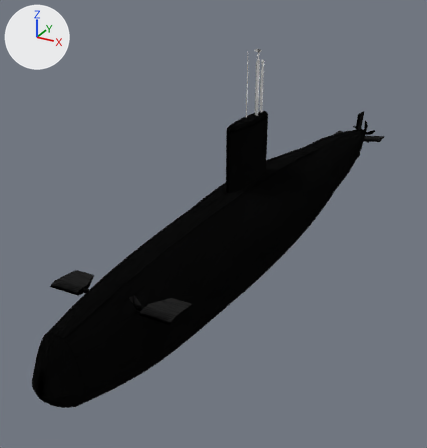
An edit to the Blender file CWE Sample Data/StreamingAssets/override/ships/uk_ssn_dreadnought/uk_ssn_dreadnought.blend, drawn before and after from the same camera.
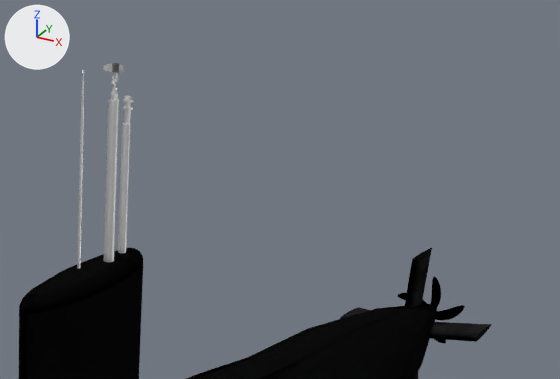
Old and new are each drawn whole from a 50 mm camera at (26.0, -63.3, 23.1) aimed at (-5.0, -6.9, -5.1) and again close up on the part from 52% to 95% of the width and 6% to 35% of the height. The axes (+X, +Y, +Z) are drawn at upper left. The lights are the same throughout.

Objects in the first close-up: 'uk_ssn_dreadnought', 'uk_ssn_dreadnought_prop', 'uk_ssn_dreadnought_rudder', 'uk_ssn_dreadnought_sternplanes', 'usn_ssn_skipjack_esm_mast', 'usn_ssn_skipjack_periscope', 'usn_ssn_skipjack_radar_mast'.
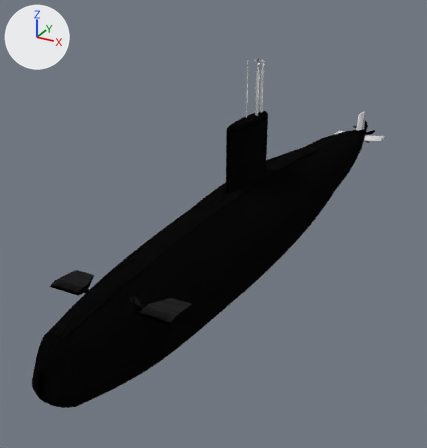
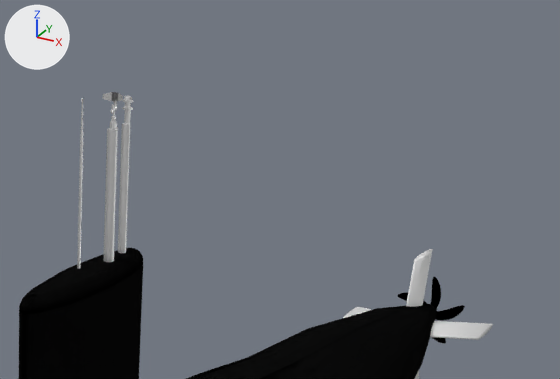
Where the newer file only moved an object's origin or applied its transform, the numbers keep the older frame.

The change in detail:
me_uk_ssn_dreadnought_003 is used by ob_uk_ssn_dreadnought_rudder; location (0.0, 34.97, -4.02).
me_uk_ssn_dreadnought_003 had 466 vertices, 850 faces and spanned x -0.2..0.2, y -1.72..2.92, z -3.9..4.02.
me_uk_ssn_dreadnought_003 no longer uses material mat_uk_ssn_dreadnought (picture img_uk_ssn_dreadnought_tx_png).
me_uk_ssn_dreadnought_003 now has 96 vertices, 66 faces and spans x -0.21..0.21, y -1.72..2.97, z -3.95..3.95.
me_uk_ssn_dreadnought_003 part 5: the loose piece of 233 vertices spanning x -0.2..0.2, y -1.72..2.92, z 0.42..4.02 is rebuilt with 96 vertices and now spans x -0.21..0.21, y -1.72..2.97, z -3.95..3.95.
me_uk_ssn_dreadnought_003 part 6: the surface is now shaded smooth.
me_usn_ssn_skipjack_periscopemesh has 43 vertices, 33 faces and spans x -0.33..-0.21, y -8.46..-8.33, z 1.67..15.17.
me_usn_ssn_skipjack_periscopemesh is used by ob_usn_ssn_skipjack_periscope; location (0.0, 0.0, 0.0).
me_usn_ssn_skipjack_periscopemesh part 1: the whole mesh is moved by (0.27, 8.39, -8.91).
me_usn_ssn_skipjack_radar_mastmesh has 119 vertices, 94 faces and spans x -0.19..0.56, y -7.08..-6.48, z 2.42..15.23.
me_usn_ssn_skipjack_radar_mastmesh is used by ob_usn_ssn_skipjack_radar_mast; location (0.0, 0.0, 0.0).
me_usn_ssn_skipjack_radar_mastmesh part 2: the whole mesh is moved by (-0.19, 6.81, -8.95).
me_uk_ssn_dreadnought_005 is used by ob_uk_ssn_dreadnought_sternplanes; location (0.0, 34.97, -4.02); rotation (0.0, -1.571, 0.0), in degrees (0, -90, 0).
me_uk_ssn_dreadnought_005 had 466 vertices, 850 faces and spanned x -0.2..0.2, y -1.72..2.92, z -3.9..4.02.
me_uk_ssn_dreadnought_005 no longer uses material mat_uk_ssn_dreadnought (picture img_uk_ssn_dreadnought_tx_png).
me_uk_ssn_dreadnought_005 now has 96 vertices, 66 faces and spans x -3.95..3.95, y -1.72..2.97, z -0.21..0.21.
me_uk_ssn_dreadnought_005 part 3: 466 vertices removed from x -0.2..0.2, y -1.72..2.92, z -3.9..4.02; 96 vertices added at x -3.95..3.95, y -1.72..2.97, z -0.21..0.21.
me_uk_ssn_dreadnought_005 part 4: the surface is now shaded smooth.
Object 'usn_ssn_skipjack_periscope' (ob_usn_ssn_skipjack_periscope) moves from (0.0, 0.0, 0.0) to (-0.27, -8.39, 8.0).
Object 'usn_ssn_skipjack_radar_mast' (ob_usn_ssn_skipjack_radar_mast) moves from (0.0, 0.0, 0.0) to (0.19, -6.81, 8.0).
Object 'uk_ssn_dreadnought_sternplanes' (ob_uk_ssn_dreadnought_sternplanes) turns from (0, -90, 0) to (0, 0, 0) degrees about x, y and z.

Where the change shows, as pixel boxes [x1, y1, x2, y2] in the close-ups (560 x 379 px):
'usn_ssn_skipjack_radar_mast', moved
    before: [103, 63, 124, 262]
    after: [103, 92, 123, 262]
'uk_ssn_dreadnought_sternplanes', reshaped, turned
    before: [340, 308, 492, 342]
    after: [343, 307, 493, 340]
'uk_ssn_dreadnought_rudder', reshaped
    before: [405, 248, 432, 379]
    after: [406, 249, 433, 379]
'usn_ssn_skipjack_periscope', moved
    before: [77, 70, 84, 269]
    after: [77, 98, 83, 269]
part 3 of me_uk_ssn_dreadnought_005, cut back
    before: [340, 308, 492, 342]
    after: [343, 307, 493, 340]
part 5 of me_uk_ssn_dreadnought_003, rebuilt
    before: [405, 248, 432, 307]
    after: [406, 249, 433, 379]
